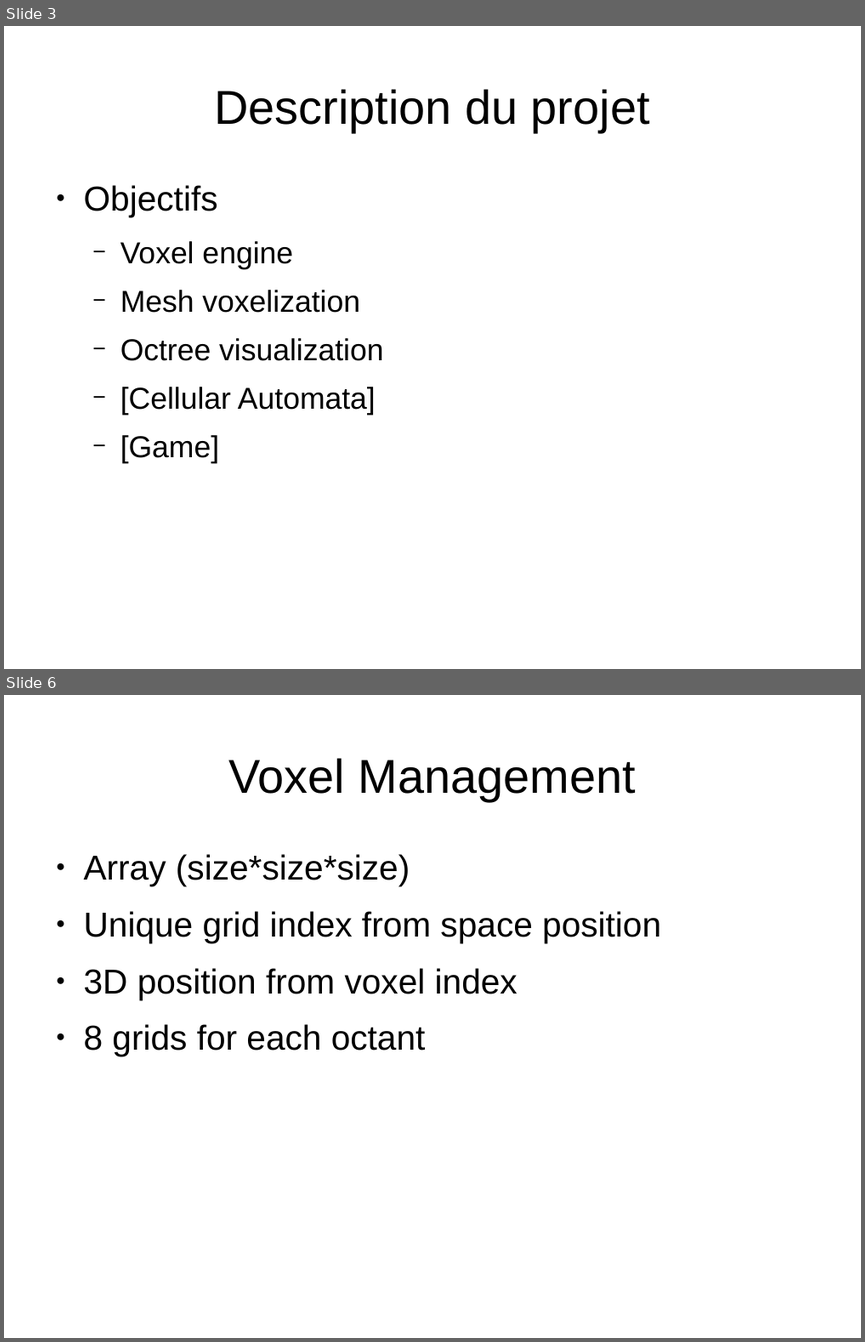
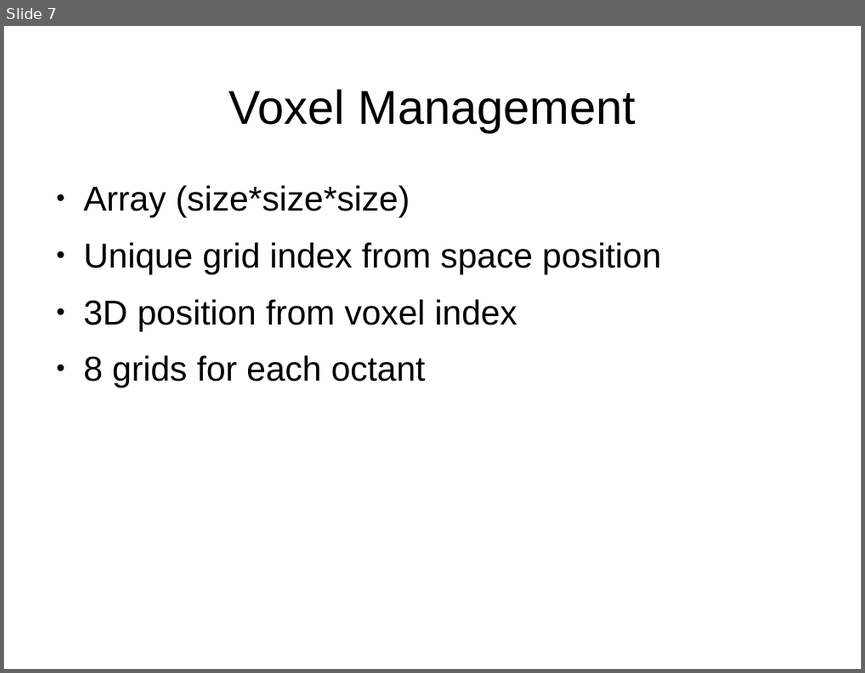
Before and after one commit to leon196/Voxel, a slide deck: docs/Presentation.odp. Shown one above the other, each under a label of ours: slides 3 and 6 before the commit, slide 7 after it; the slides between them are not shown. The pictures are 865x1342 and 865x673 pixels, drawn with LibreOffice and Linux fonts; fonts in the diff are those of the drawing. Boxes give left, top, right and bottom in pixels: in the first picture for what was removed or moved away, otherwise in the second. Text is boxed around its words. In the diff, an @@ line names an element or a change of style, - is before the commit and + after.

```diff
--- a/docs/Presentation.odp
+++ b/docs/Presentation.odp
@@ slide 3 removed at box(4, 26, 861, 669), background #FFFFFF @@
@@ title removed at box(214, 89, 650, 132) @@
-Description du projet
@@ text removed at box(84, 185, 383, 463) @@
-● Objectifs
-  − Voxel engine
-  − Mesh voxelization
-  − Octree visualization
-  − [Cellular Automata]
-  − [Game]
@@ what was slide 6 is now slide 7 @@
```
Also in this commit, not shown: 3 slides changed, 3 slides added, 1 other slide removed, 1 other file.
